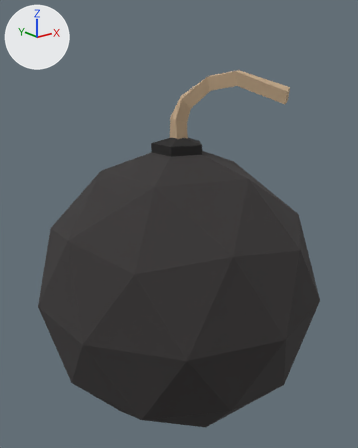
Renders of the glTF model assets/asset-packs/iron_grenade/Bomb_01/Bomb_01.glb from each side of a commit.
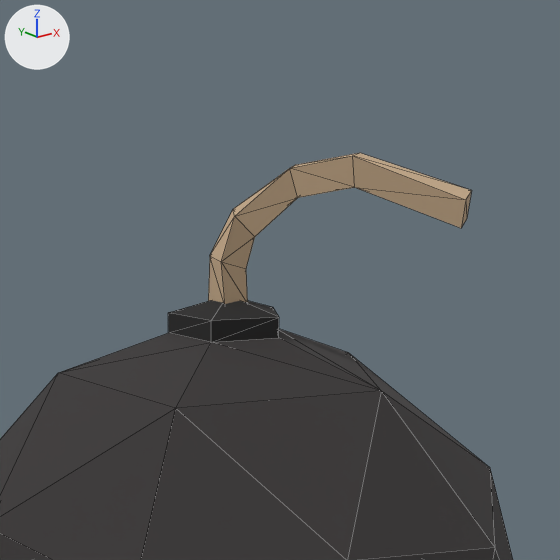
Each version is shown whole from a camera (50 mm lens) standing at (-0.302, -0.379, 0.361) and looking at (0.002, 0.002, 0.209), then close up on the part from 21% to 92% of the width and 0% to 57% of the height. The lights are fixed; the arrows at upper left show +X, +Y and +Z. The last two pictures show the newer version. The close-ups show mesh edges as thin lines. Objects named as collision shapes, trigger or cutter boxes, shadow casters or lower levels of detail are left out. Vertices at exactly the same position are counted once.

Names of what the first close-up shows: 'Bomb_01'.
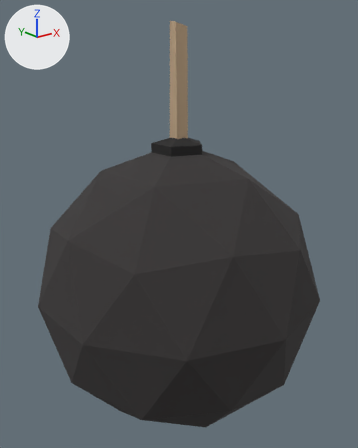
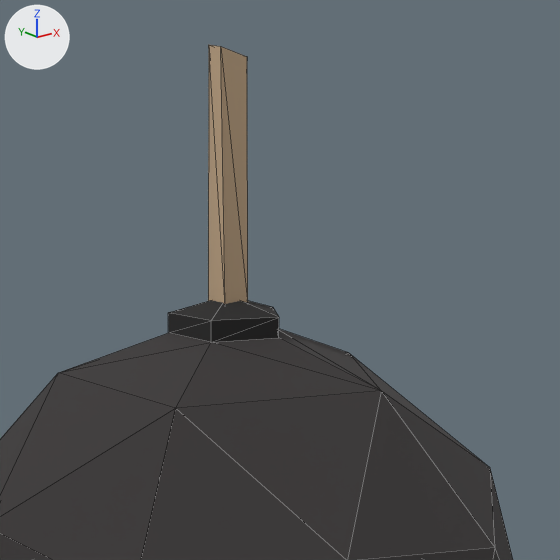
Pixel boxes (x1, y1, x2, y2) of what changed, in the close-ups (560 x 560 px):
'Bomb_01', reshaped
    before: (0, 153, 513, 560)
    after: (0, 45, 513, 560)
part 1 of me_icosphere_016, reshaped
    before: (208, 153, 472, 304)
    after: (208, 45, 248, 304)

What the commit changed:
me_icosphere_016 is used by ob_bomb_01; location (0.0, 0.0, 0.0).
me_icosphere_016 had 76 vertices, 142 faces and spanned x -0.138..0.138, y -0.145..0.145, z -0.002..0.36.
me_icosphere_016 now has 60 vertices, 108 faces and spans x -0.138..0.138, y -0.145..0.145, z -0.002..0.403.
Part 1, on me_icosphere_016:
16 vertices are removed from x -0.002..0.057, y -0.093..0.003, z 0.325..0.36.
34 faces are deleted.
3 vertices in x -0.007..0.007, y -0.005..0.007, z 0.313..0.317 move by (0.0, 0.0, 0.086).
1 vertex moves from x 0.004, y -0.007, z 0.311 to x 0.004, y -0.007, z 0.398.
